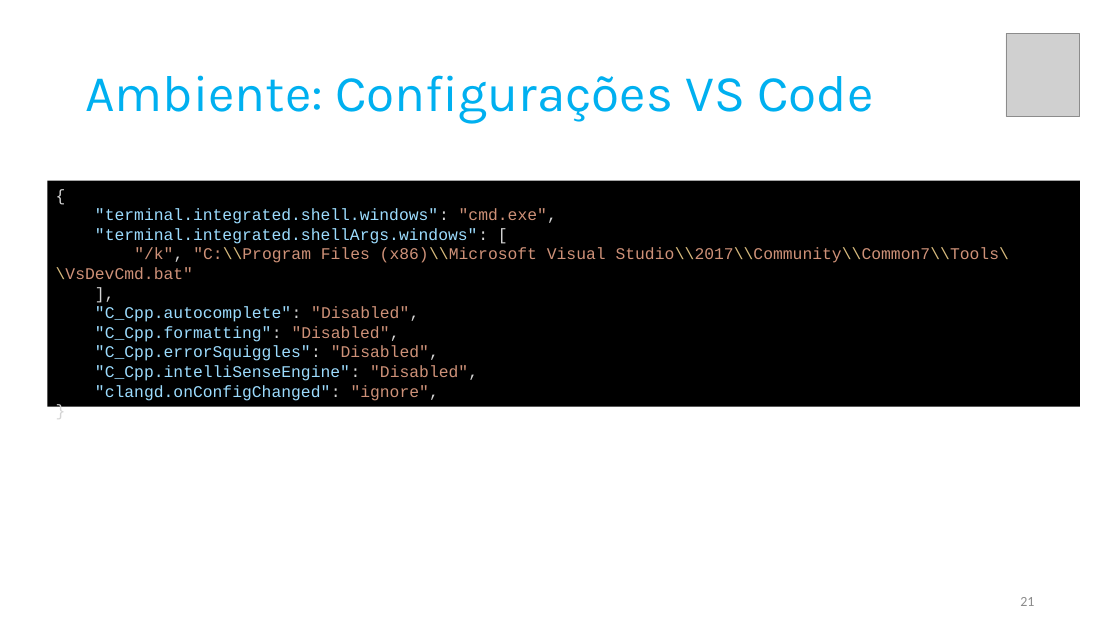
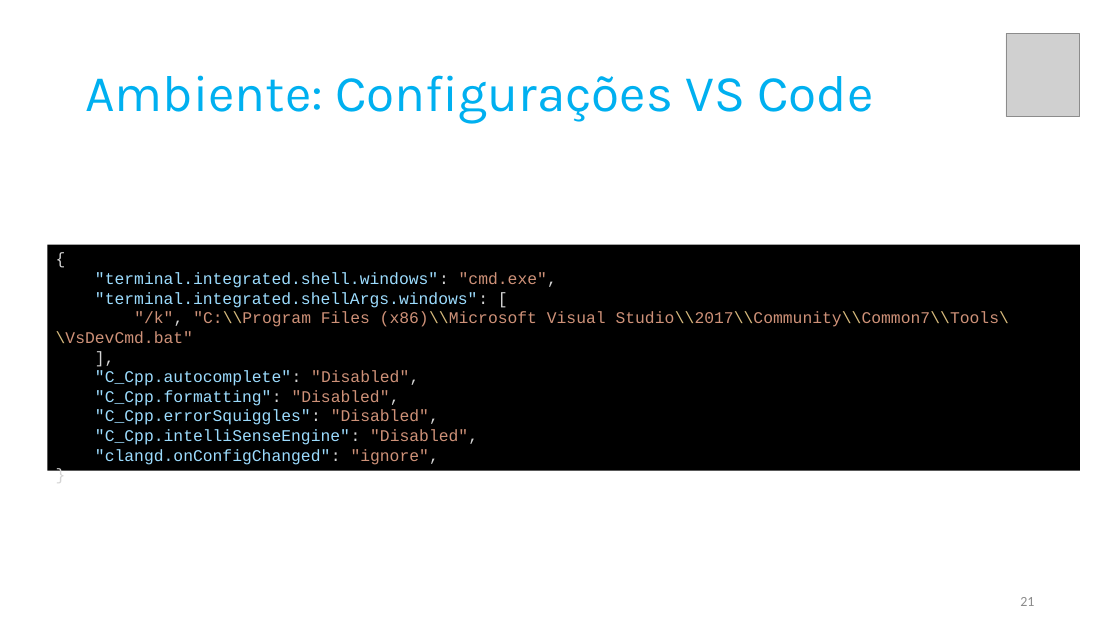
Before and after one commit to pfaco/ees_cpp, a slide deck: slide 21 of slides/C++.pptx. Drawn at 1120x630 pixels with LibreOffice and Linux fonts; fonts in the diff are those of the drawing; grey boxes stand for pictures. Boxes give left, top, right and bottom in pixels: in the first picture for what was removed or moved away, otherwise in the second. Text is boxed around its words. In the diff, an @@ line names an element or a change of style, - is before the commit and + after.

```diff
--- a/slides/C++.pptx
+++ b/slides/C++.pptx
@@ rectangle "{" moved from (x1=47, y1=181, x2=1080, y2=407) to (x1=47, y1=245, x2=1080, y2=471) @@
```
Also in this commit, not shown: 3 other slides changed, 16 slides added, 3 slides removed, 1 other file.
